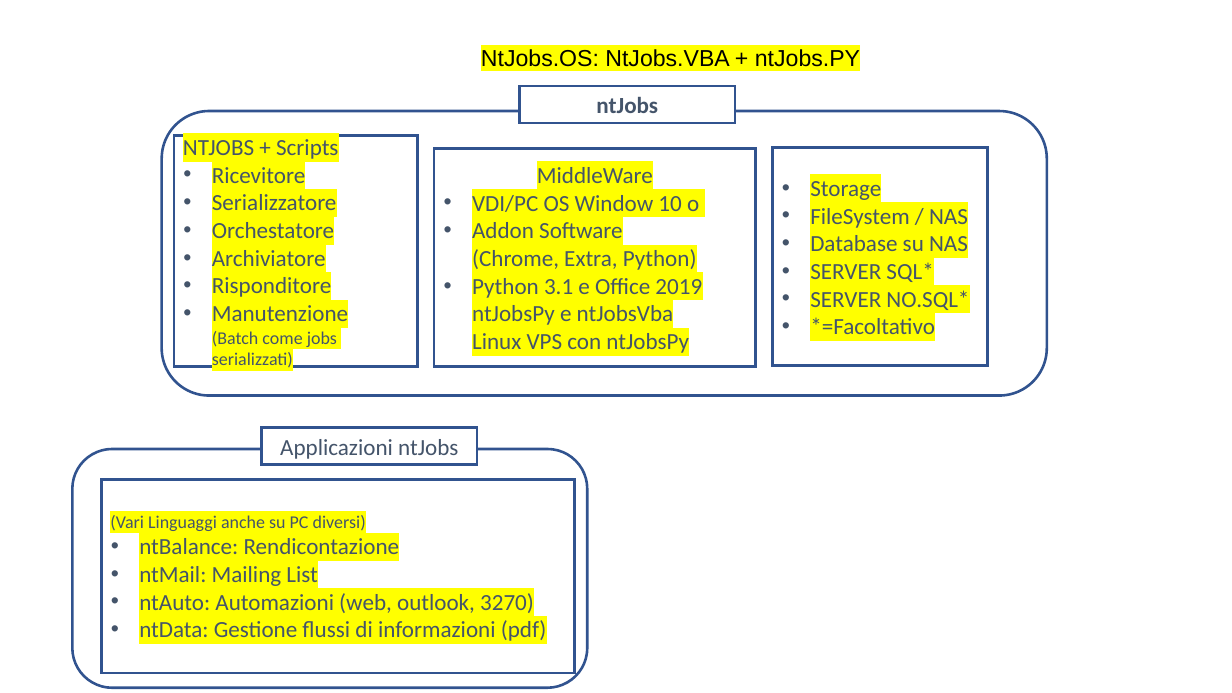
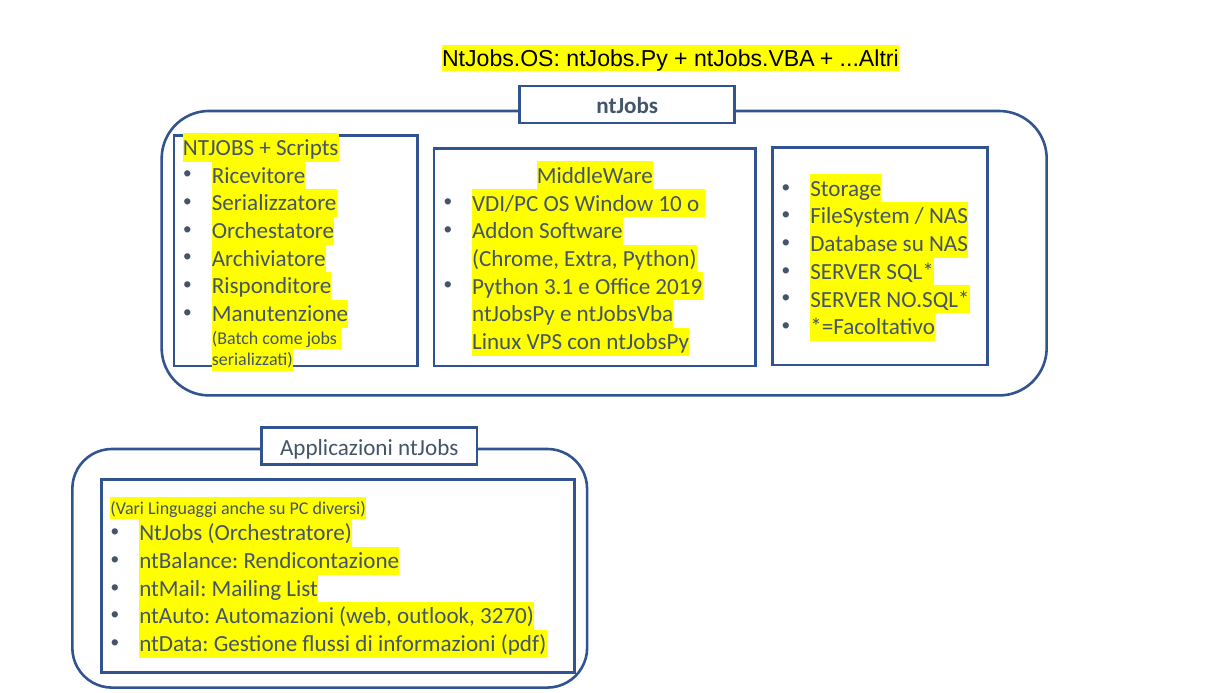
Before and after one commit to ntgcorp/ntJobsOS, a slide deck: slide 3 of ntjobs_white_paper_it.pptx. Drawn at 1232x693 pixels with LibreOffice and Linux fonts; fonts in the diff are those of the drawing. Boxes give left, top, right and bottom in pixels: in the first picture for what was removed or moved away, otherwise in the second. Text is boxed around its words. In the diff, an @@ line names an element or a change of style, - is before the commit and + after.

```diff
--- a/ntjobs_white_paper_it.pptx
+++ b/ntjobs_white_paper_it.pptx
@@ text at bbox=[442, 49, 899, 71]: text changed @@
-NtJobs.OS: NtJobs.VBA + ntJobs.PY
+NtJobs.OS: ntJobs.Py + ntJobs.VBA + ...Altri
@@ text in rectangle at bbox=[139, 523, 352, 543]: paragraph added @@
+• NtJobs (Orchestratore)
```
Also in this commit, not shown: 15 other slides changed, 5 slides added, 11 other files.
